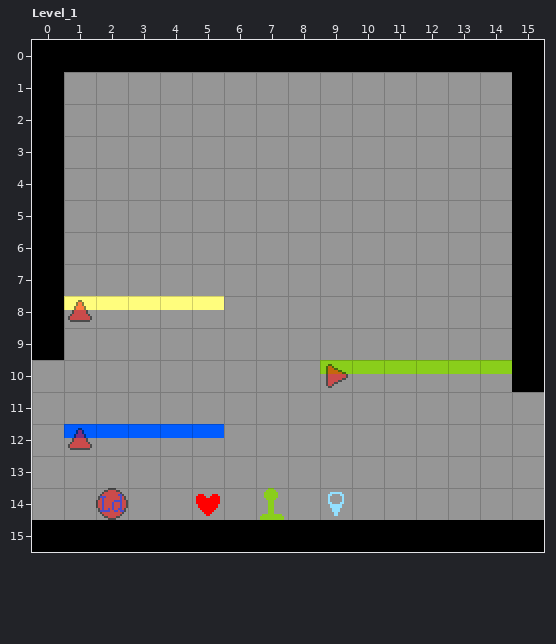
LDtk project, stored at Assets/Monet/LDtk/Demo/Demo 2.ldtk. The picture above is the old version.
Cells are 16x16 px. Shown: Level_1 x 0..15, y 0..15. The commit also changed other parts of the map, which this record leaves out.
New version:
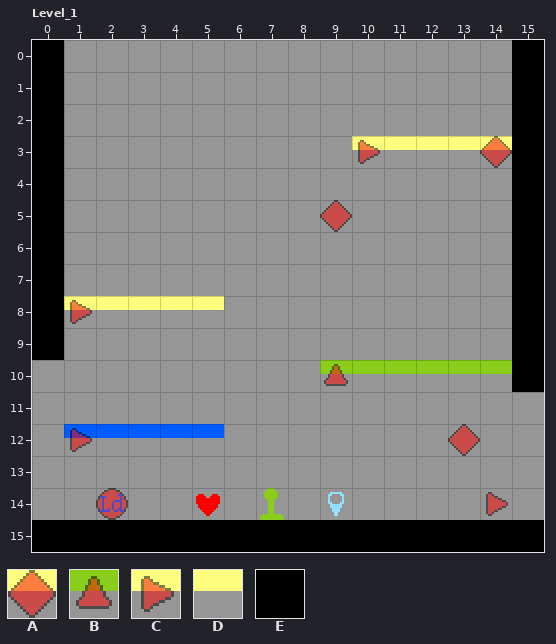
Key: from "Controls": A 1, B 4, C 5; from "Entities": D 32; from "Ground": E 0.
_ is an empty cell.
See-through tiles are keyed as they look on the map.
Edits made:
Layer "Ground":
y 0: x 1..14 EEEEEEEEEEEEEE -> ______________
Layer "Entities":
y 3: x 10..14 _____ -> DDDDD
Layer "Controls":
y 3: x 10 _ -> C; x 14 _ -> A
y 5: x 9 _ -> A
y 8: x 1 B -> C
y 10: x 9 C -> B
y 12: x 1 B -> C; x 13 _ -> A
y 14: x 14 _ -> C
Changed places in both pictures, as pixel boxes (x1, y1, x2, y2):
removed: (64, 40, 512, 72)
added: (352, 136, 512, 168)
added: (320, 200, 352, 232)
changed: (68, 300, 92, 324)
changed: (324, 364, 348, 388)
changed: (68, 428, 92, 452)
added: (448, 424, 480, 456)
added: (486, 492, 508, 516)
